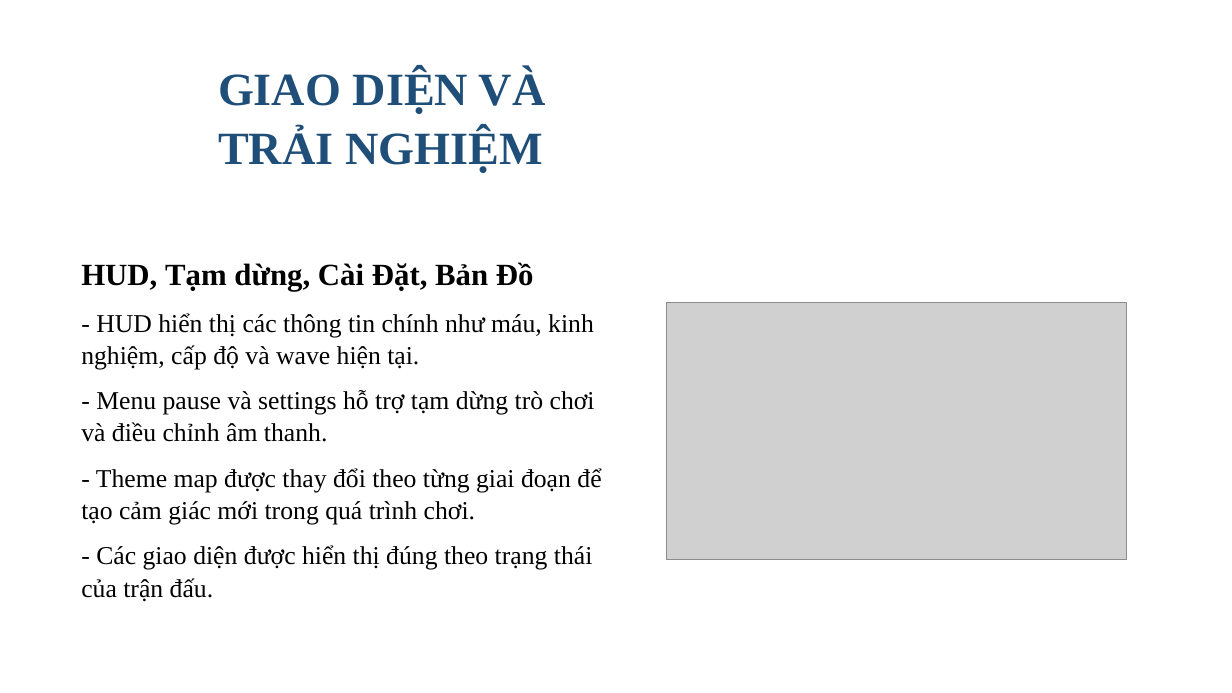
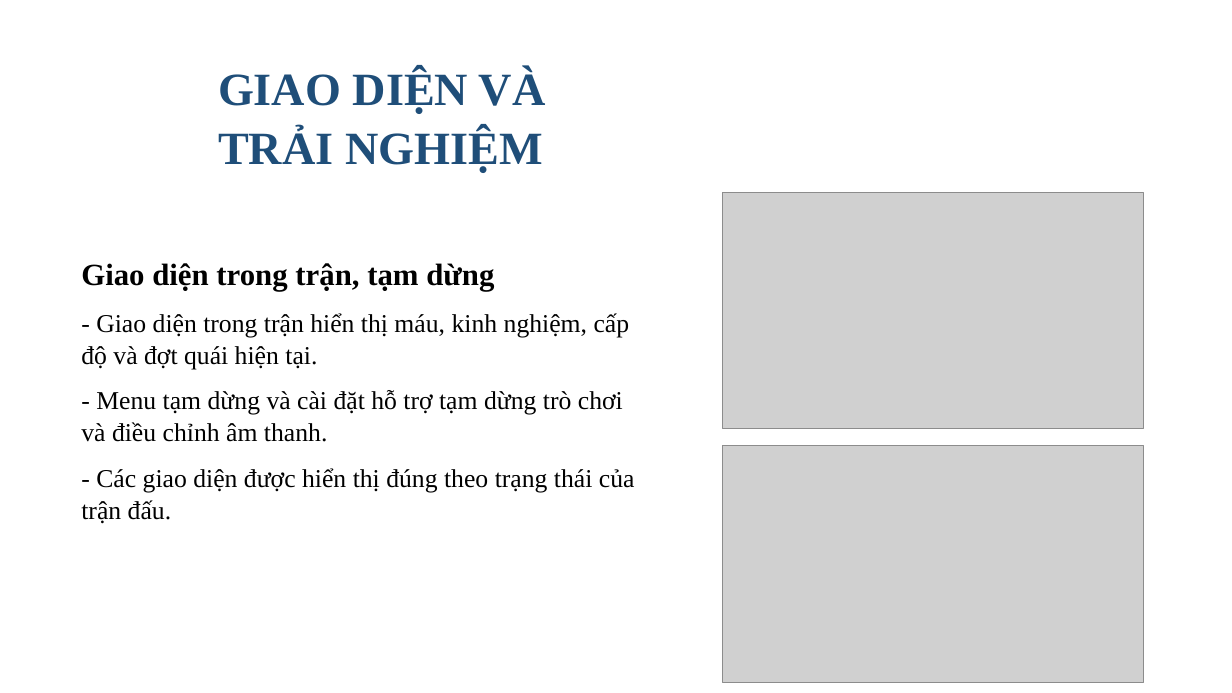
Before and after one commit to yuiai03/Roguelike_Project, a slide deck: slide 13 of output/ppt/ThaiVanHao-2121051075-DATHKT-fixed.pptx. Drawn at 1232x693 pixels with LibreOffice and Linux fonts; fonts in the diff are those of the drawing; grey boxes stand for pictures; background and template pictures are left out. Boxes give left, top, right and bottom in pixels: in the first picture for what was removed or moved away, otherwise in the second. Text is boxed around its words. In the diff, an @@ line names an element or a change of style, - is before the commit and + after.

```diff
--- a/output/ppt/ThaiVanHao-2121051075-DATHKT-fixed.pptx
+++ b/output/ppt/ThaiVanHao-2121051075-DATHKT-fixed.pptx
@@ picture: place and size @@
-picture at box(666, 303, 1127, 560)
+picture at box(723, 192, 1143, 429)
@@ text at box(81, 263, 630, 442): text changed @@
-HUD, Tạm dừng, Cài Đặt, Bản Đồ
-- HUD hiển thị các thông tin chính như máu, kinh nghiệm, cấp độ và wave hiện tại.
-- Menu pause và settings hỗ trợ tạm dừng trò chơi và điều chỉnh âm thanh.
-- Theme map được thay đổi theo từng giai đoạn để tạo cảm giác mới trong quá trình chơi.
+Giao diện trong trận, tạm dừng
+- Giao diện trong trận hiển thị máu, kinh nghiệm, cấp độ và đợt quái hiện tại.
+- Menu tạm dừng và cài đặt hỗ trợ tạm dừng trò chơi và điều chỉnh âm thanh.
@@ picture added at box(723, 445, 1143, 682) @@
```
Also in this commit, not shown: 15 other slides changed, 2 slides added, 19 other files.
